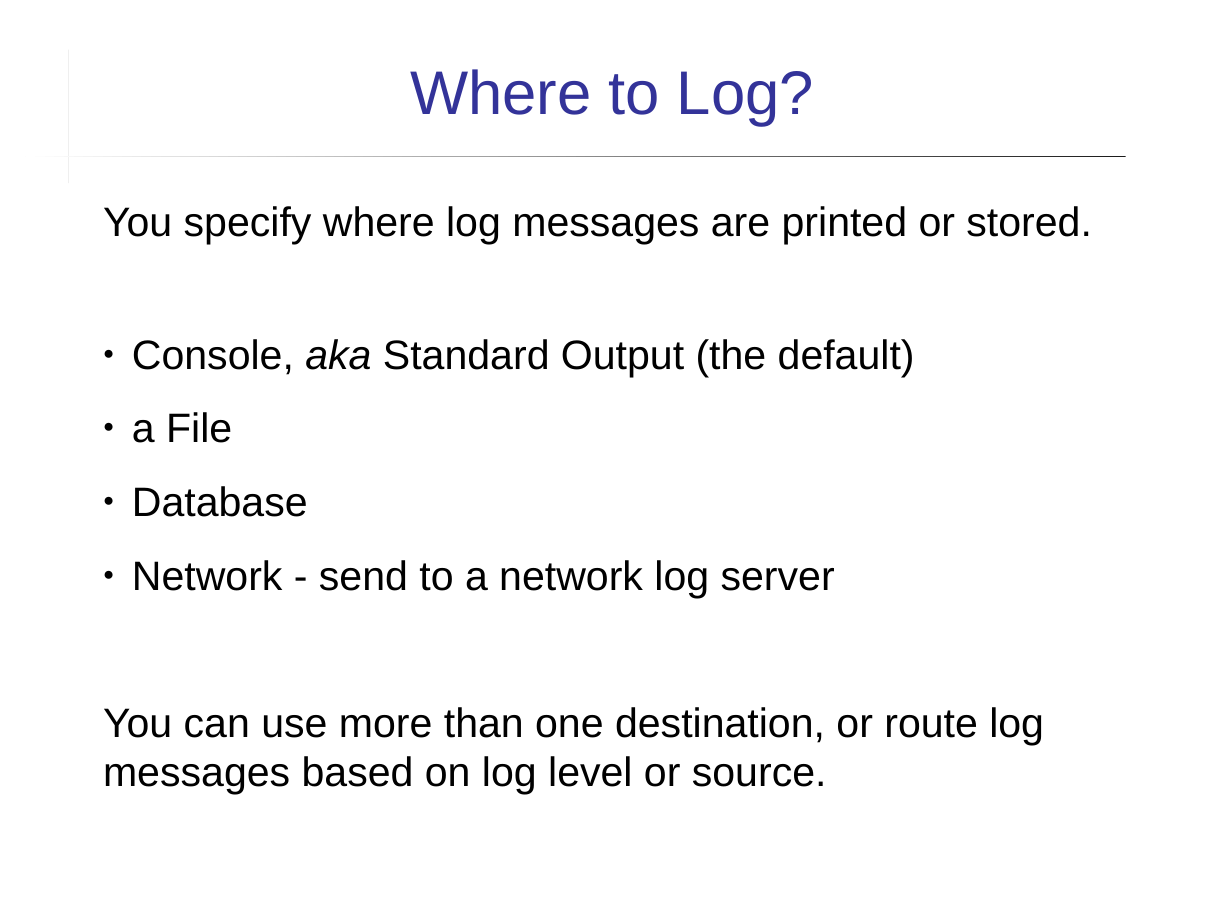
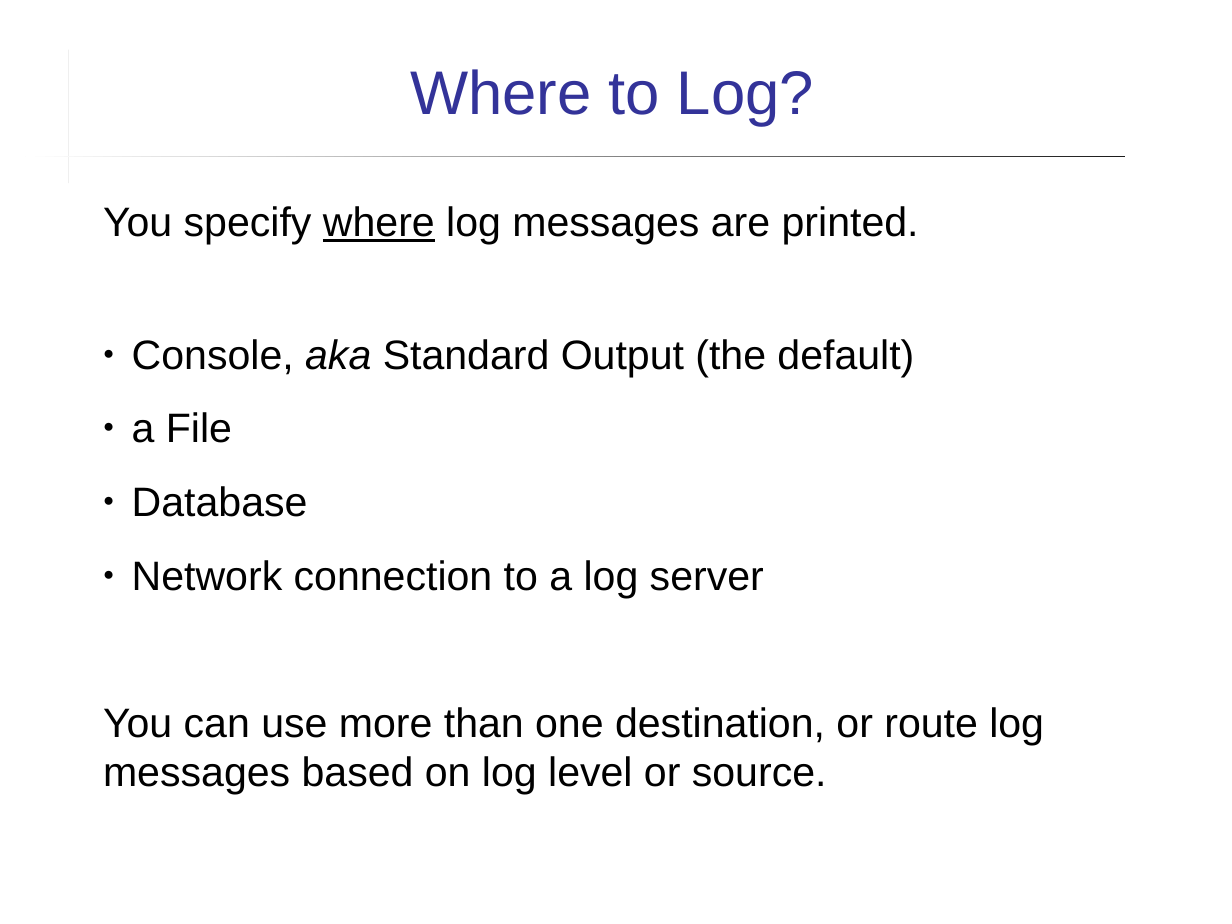
Before and after one commit to cpske/ISP, a slide deck: slide 18 of logging/Logging.ppt (slide 12 before the commit). Drawn at 1232x924 pixels with LibreOffice and Linux fonts; fonts in the diff are those of the drawing. Boxes give left, top, right and bottom in pixels: in the first picture for what was removed or moved away, otherwise in the second. Text is boxed around its words. In the diff, an @@ line names an element or a change of style, - is before the commit and + after.

```diff
--- a/logging/Logging.ppt
+++ b/logging/Logging.ppt
@@ text at [103,206,919,244]: text changed @@
-You specify where log messages are printed or stored.
+You specify where log messages are printed.
@@ text at [132,560,764,598]: text changed @@
-● Network - send to a network log server
+● Network connection to a log server
```
Also in this commit, not shown: 10 other slides changed, 4 slides added, 13 other files.
